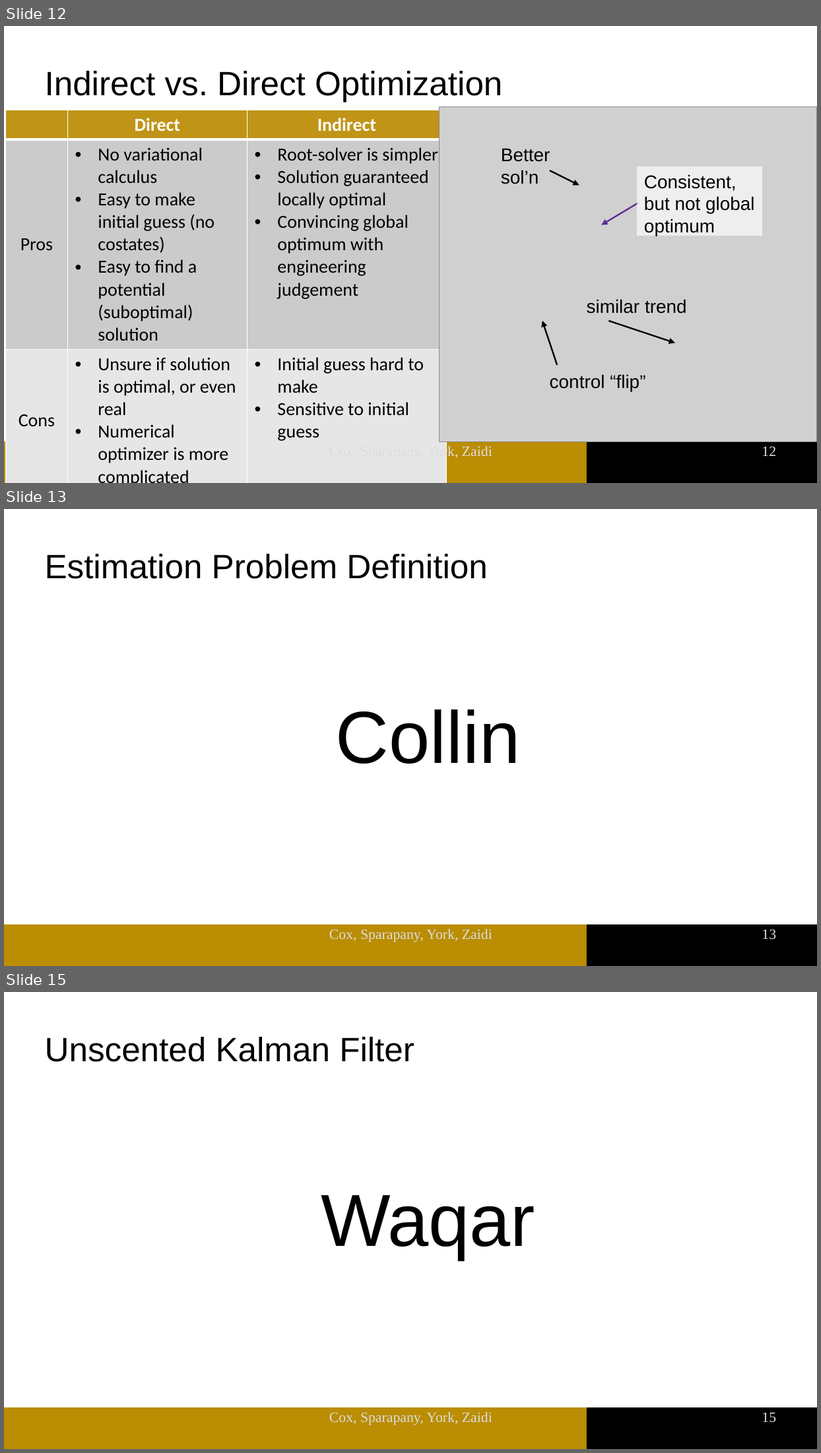
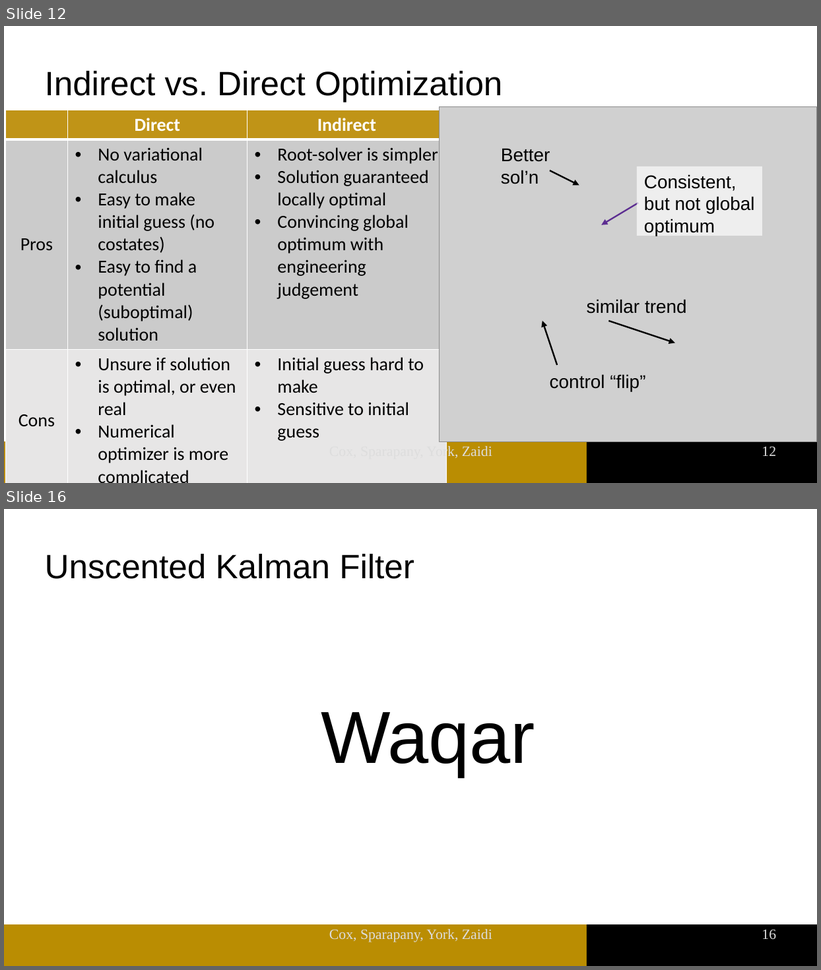
Before and after one commit to msparapa/aae568_project, a slide deck: presentation/MainSlides.odp. Shown one above the other, each under a label of ours: slides 12, 13 and 15 before the commit, slides 12 and 16 after it; the slides between them are not shown. The pictures are 821x1453 and 821x970 pixels, drawn with LibreOffice and Linux fonts; fonts in the diff are those of the drawing; grey boxes stand for pictures; background and template pictures are left out. Boxes give left, top, right and bottom in pixels: in the first picture for what was removed or moved away, otherwise in the second. Text is boxed around its words. In the diff, an @@ line names an element or a change of style, - is before the commit and + after.

```diff
--- a/presentation/MainSlides.odp
+++ b/presentation/MainSlides.odp
@@ slide 13 removed at box(4, 509, 817, 966), background #FFFFFF; not listed: 2 template elements that a slide beside it also shows @@
@@ title removed at box(45, 554, 487, 579) @@
-Estimation Problem Definition
@@ text removed at box(336, 710, 520, 764) @@
-Collin
@@ text removed at box(329, 929, 492, 943) @@
-Cox, Sparapany, York, Zaidi
@@ page number removed at box(762, 929, 776, 940) @@
-13
@@ what was slide 15 is now slide 16 @@
@@ page number at box(762, 929, 776, 940): text changed @@
-15
+16
```
Also in this commit, not shown: 7 slides changed, 2 slides added, 2 other files.
